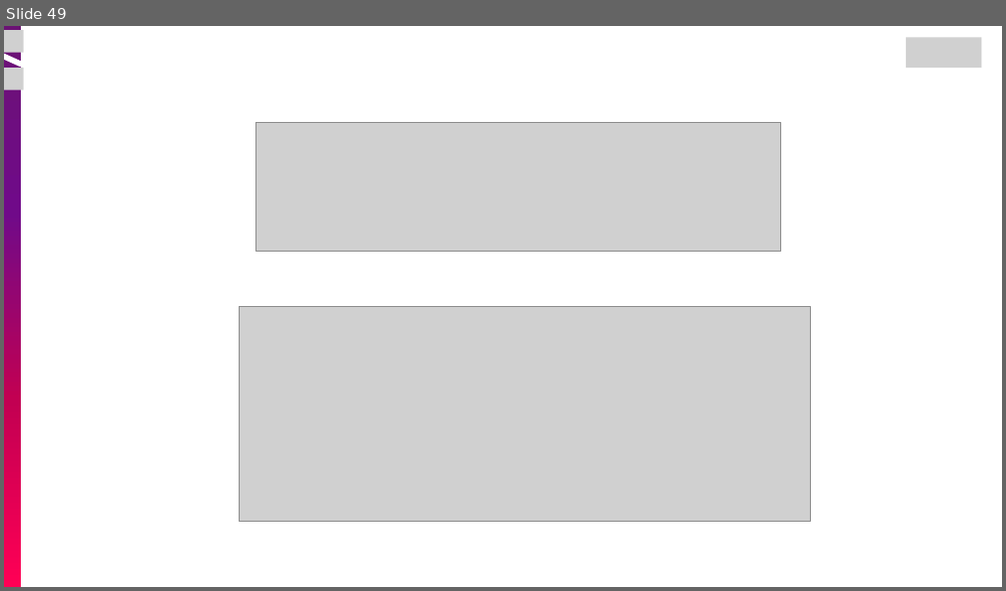
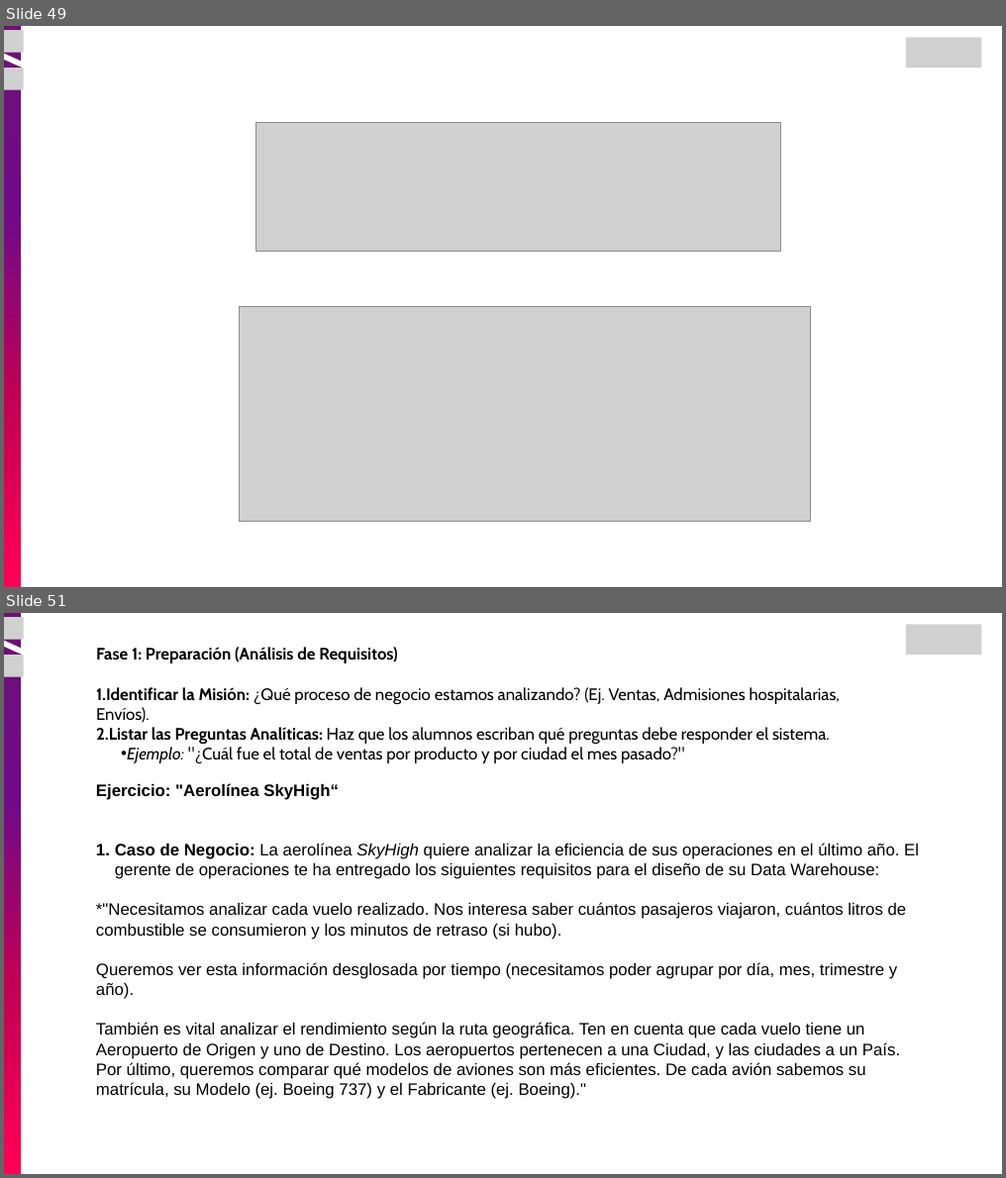
Before and after one commit to pariasm97/curso-ingenieria-de-datos, a slide deck: modulo-02_bases_datos/02_Bodegas de Datos - Intro Redshift/01_Bodegas de Datos.pptx. Shown one above the other, each under a label of ours: slide 49 before the commit, slides 49 and 51 after it; the slides between them are not shown. The pictures are 1006x591 and 1006x1178 pixels, drawn with LibreOffice and Linux fonts; fonts in the diff are those of the drawing; grey boxes stand for pictures. Boxes give left, top, right and bottom in pixels: in the first picture for what was removed or moved away, otherwise in the second. Text is boxed around its words. In the diff, an @@ line names an element or a change of style, - is before the commit and + after.

```diff
--- a/modulo-02_bases_datos/02_Bodegas de Datos - Intro Redshift/01_Bodegas de Datos.pptx
+++ b/modulo-02_bases_datos/02_Bodegas de Datos - Intro Redshift/01_Bodegas de Datos.pptx
@@ slide 51 added at (4,613,1002,1174), background #FFFFFF @@
@@ group added at (4,613,25,1174): 2 freeform shapes, 2 pictures @@
@@ picture added at (906,625,981,655) @@
@@ text added at (96,647,841,763), 24 pt, text #000000 @@
+Fase 1: Preparación (Análisis de Requisitos)
+1. Identificar la Misión: ¿Qué proceso de negocio estamos analizando? (Ej. Ventas, Admisiones hospitalarias, Envíos).
+2. Listar las Preguntas Analíticas: Haz que los alumnos escriban qué preguntas debe responder el sistema.
+  • Ejemplo: "¿Cuál fue el total de ventas por producto y por ciudad el mes pasado?"
@@ text added at (96,783,919,1099), 24 pt, text #000000 @@
+Ejercicio: "Aerolínea SkyHigh“
+1. Caso de Negocio: La aerolínea SkyHigh quiere analizar la eficiencia de sus operaciones en el último año. El gerente de operaciones te ha entregado los siguientes requisitos para el diseño de su Data Warehouse:
+*"Necesitamos analizar cada vuelo realizado. Nos interesa saber cuántos pasajeros viajaron, cuántos litros de combustible se consumieron y los minutos de retraso (si hubo).
+Queremos ver esta información desglosada por tiempo (necesitamos poder agrupar por día, mes, trimestre y año).
+También es vital analizar el rendimiento según la ruta geográfica. Ten en cuenta que cada vuelo tiene un Aeropuerto de Origen y uno de Destino. Los aeropuertos pertenecen a una Ciudad, y las ciudades a un País.
+Por último, queremos comparar qué modelos de aviones son más eficientes. De cada avión sabemos su matrícula, su Modelo (ej. Boeing 737) y el Fabricante (ej. Boeing)."
```
Also in this commit, not shown: 23 slides changed, 12 other slides added.
